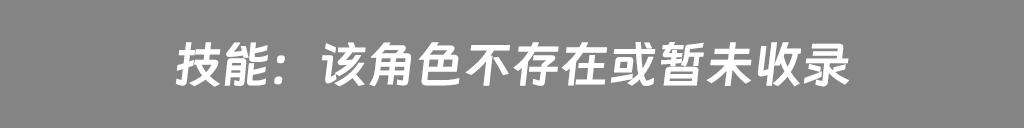
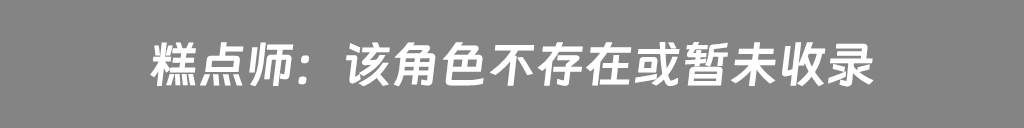
Revision of a layered 1024 × 128 image; what changed, layer by layer:
renamed "情人节：该角色不存在或暂未收录" to "糕点师：该角色不存在或暂未收录", showed it, painted on it over [150, 42, 874, 87]
hid "技能：该角色不存在或暂未收录" over [175, 42, 849, 87]
